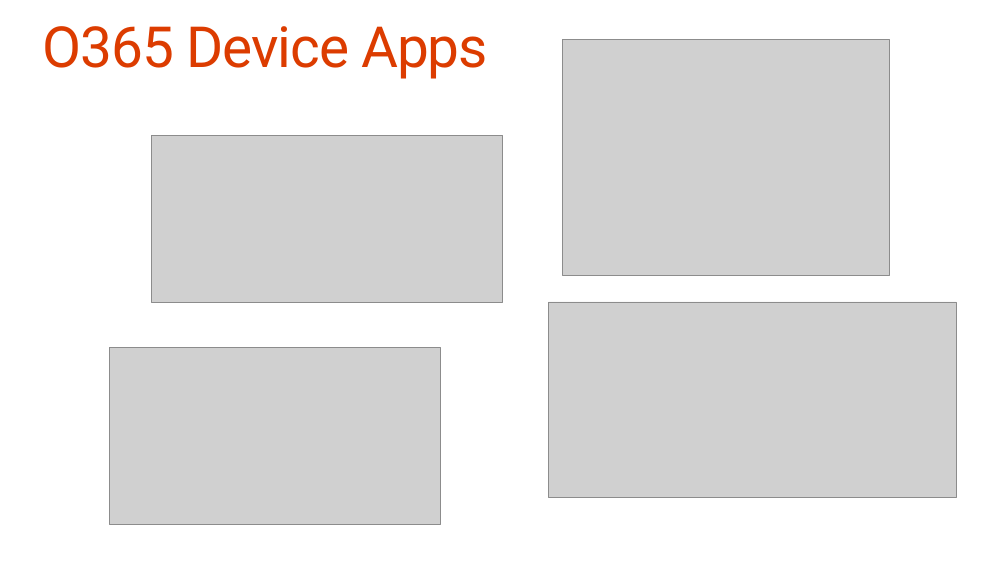
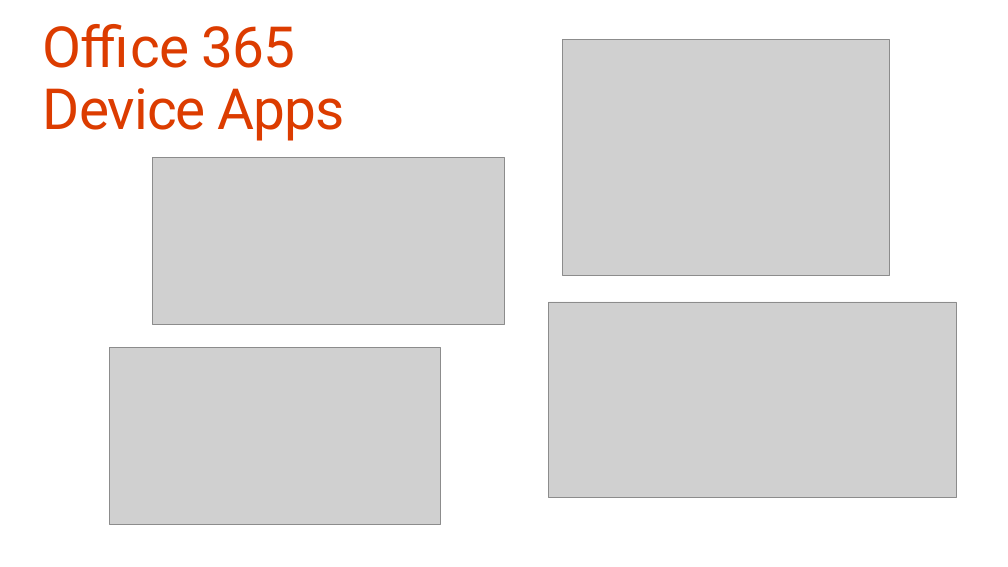
Before and after one commit to OfficeDev/TrainingContent, a slide deck: slide 7 of O3653-1 Deep Dive into Azure AD with the Office 365 APIs/O3653-1 Deep Dive into Azure AD with the Office 365 APIs.pptx. Drawn at 1008x567 pixels with LibreOffice and Linux fonts; fonts in the diff are those of the drawing; grey boxes stand for pictures; background and template pictures are left out. Boxes give left, top, right and bottom in pixels: in the first picture for what was removed or moved away, otherwise in the second. Text is boxed around its words. In the diff, an @@ line names an element or a change of style, - is before the commit and + after.

```diff
--- a/O3653-1 Deep Dive into Azure AD with the Office 365 APIs/O3653-1 Deep Dive into Azure AD with the Office 365 APIs.pptx
+++ b/O3653-1 Deep Dive into Azure AD with the Office 365 APIs/O3653-1 Deep Dive into Azure AD with the Office 365 APIs.pptx
@@ title at (x1=43, y1=24, x2=345, y2=141): text changed @@
-O365 Device Apps
+Office 365
+Device Apps
@@ picture moved from (x1=151, y1=135, x2=503, y2=302) to (x1=152, y1=157, x2=504, y2=324) @@
```
Also in this commit, not shown: 3 other slides changed, 2 other files.
